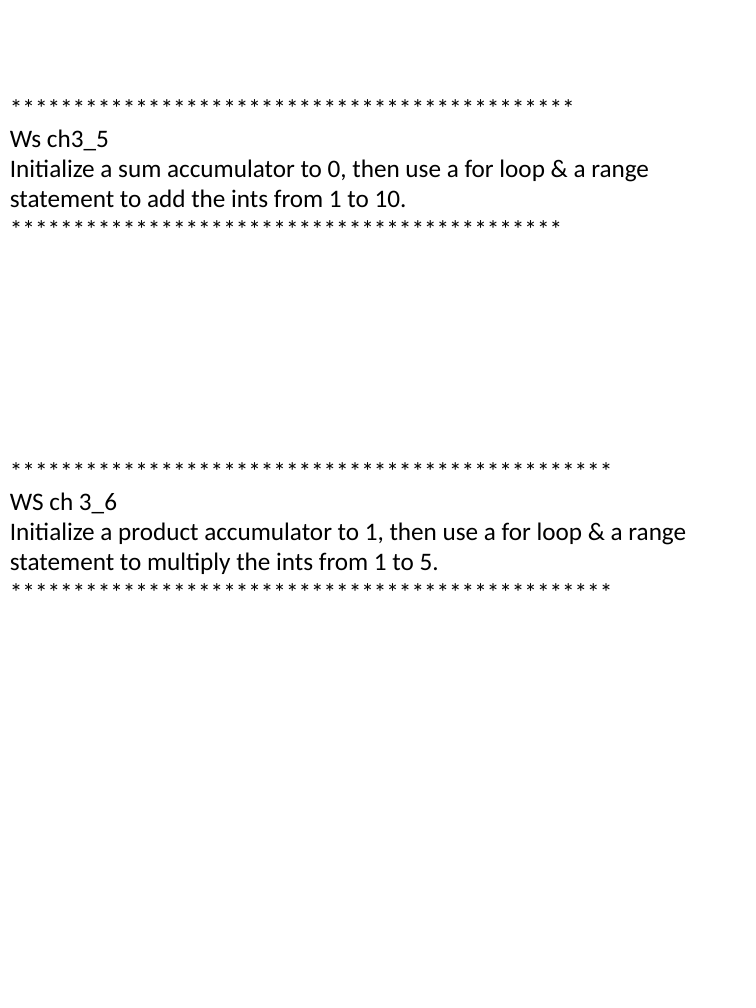
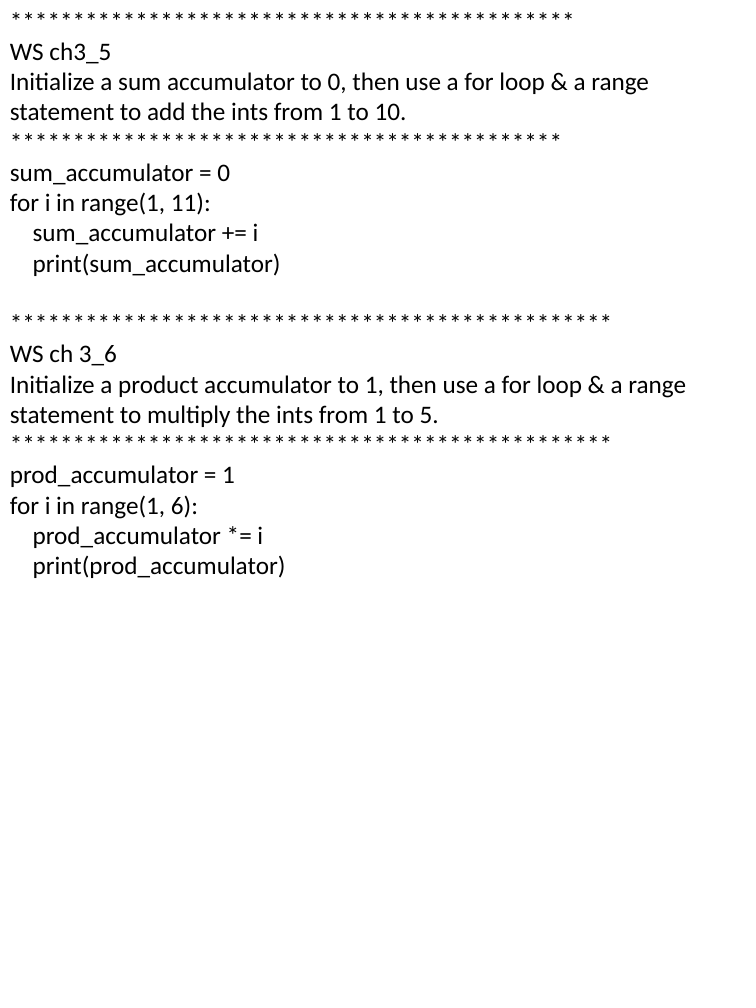
Before and after one commit to Lor3nzoMartinez/Python, a slide deck: slide 23 of Homework/ch 3 turtles.pptx (slide 22 before the commit). Drawn at 756x1008 pixels with LibreOffice and Linux fonts; fonts in the diff are those of the drawing. Boxes give left, top, right and bottom in pixels: in the first picture for what was removed or moved away, otherwise in the second. Text is boxed around its words. In the diff, an @@ line names an element or a change of style, - is before the commit and + after.

```diff
--- a/Homework/ch 3 turtles.pptx
+++ b/Homework/ch 3 turtles.pptx
@@ text "*********************************************": place and size @@
-text "*********************************************" at box(10, 129, 686, 574)
+text "*********************************************" at box(10, 42, 686, 578)
@@ text at box(10, 42, 111, 64): text changed @@
-Ws ch3_5
+WS ch3_5
@@ text at box(10, 163, 281, 276): paragraphs added @@
+sum_accumulator = 0
+for i in range(1, 11):
+sum_accumulator += i
+print(sum_accumulator)
@@ text at box(10, 465, 286, 578): paragraphs added @@
+prod_accumulator = 1
+for i in range(1, 6):
+prod_accumulator *= i
+print(prod_accumulator)
```
Also in this commit, not shown: 4 other slides changed, 2 slides added, 1 slide removed, 16 other files.
